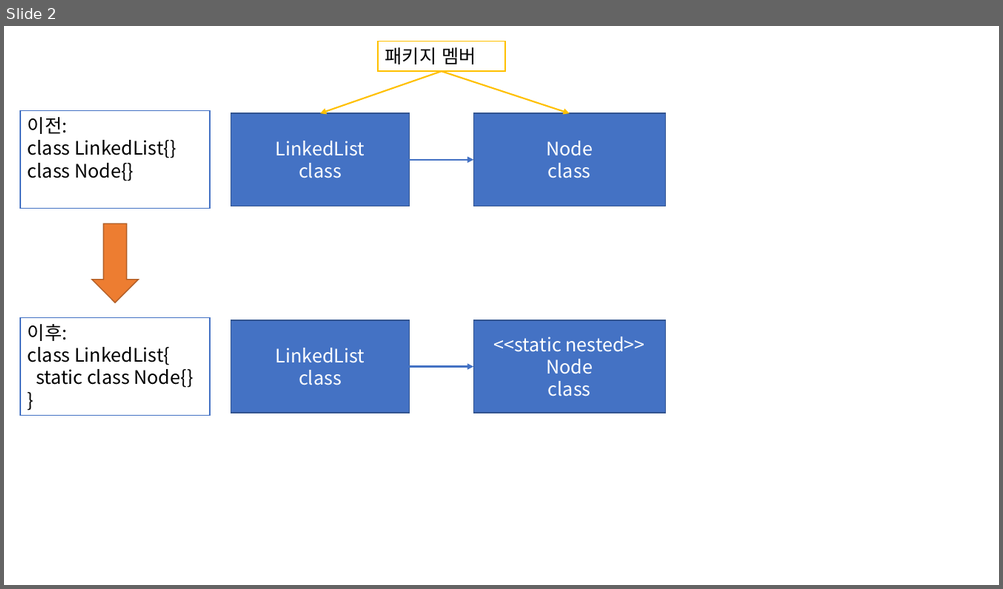
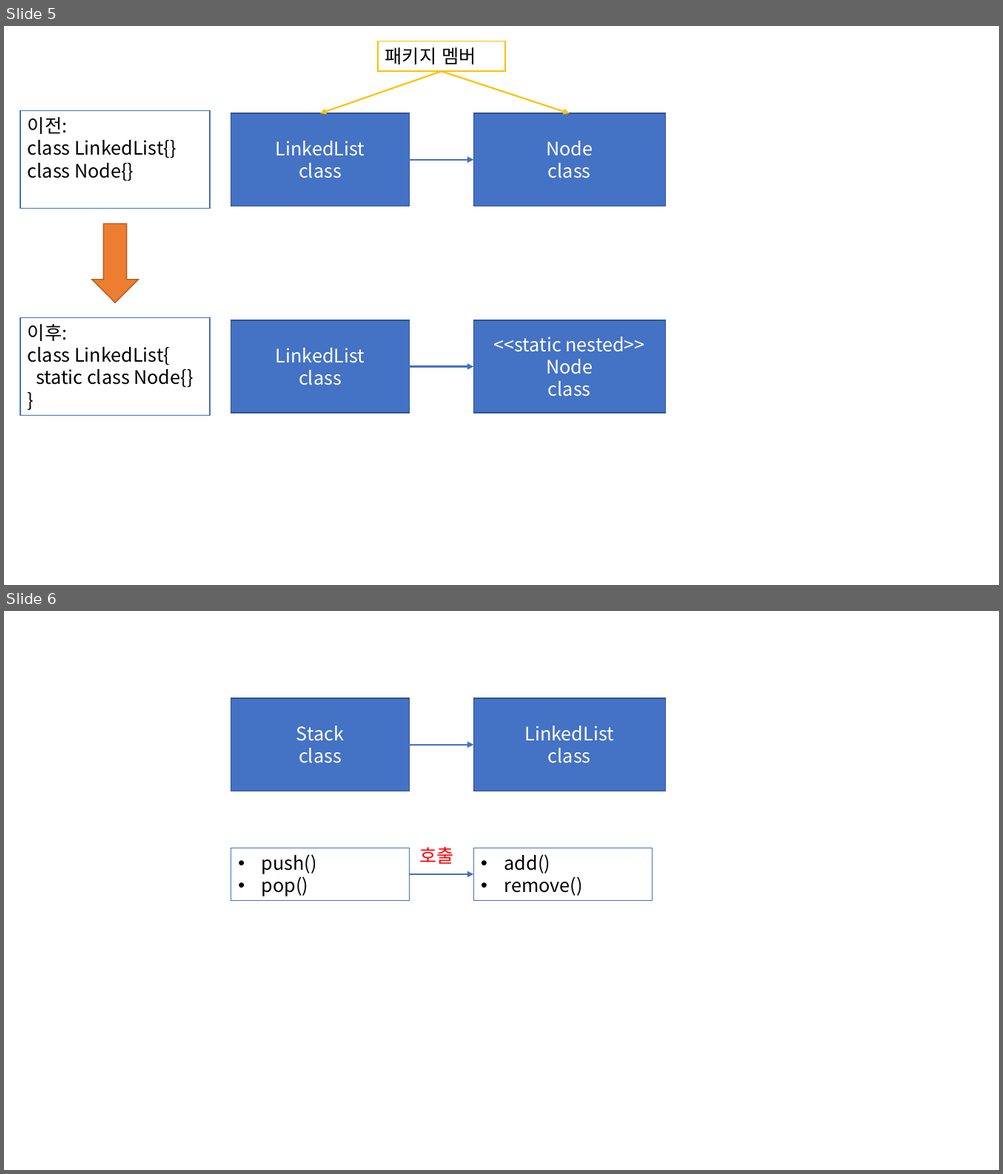
Before and after one commit to Dingadung/2022-study-workspace, a slide deck: study-note/자바/2022-08-03 내용정리 .pptx. Shown one above the other, each under a label of ours: slide 2 before the commit, slides 5 and 6 after it. The pictures are 1003x589 and 1003x1174 pixels, drawn with LibreOffice and Linux fonts; fonts in the diff are those of the drawing. Boxes give left, top, right and bottom in pixels: in the first picture for what was removed or moved away, otherwise in the second. Text is boxed around its words. In the diff, an @@ line names an element or a change of style, - is before the commit and + after.

```diff
--- a/study-note/자바/2022-08-03 내용정리 .pptx
+++ b/study-note/자바/2022-08-03 내용정리 .pptx
@@ slide 6 added at bbox=[4, 611, 999, 1170], background #FFFFFF @@
@@ rectangle added at bbox=[231, 698, 409, 791], fill #4472C4, outline #325491 1 pt, 18 pt, text #FFFFFF @@
+Stack
+class
@@ rectangle added at bbox=[473, 698, 665, 791], fill #4472C4, outline #325491 1 pt, 18 pt, text #FFFFFF @@
+LinkedList
+class
@@ arrow added from (409, 744) to (473, 744), #4472C4 1.5 pt @@
@@ rectangle added at bbox=[231, 849, 409, 901], fill #FFFFFF, outline #4472C4 1 pt, 18 pt, text #000000 @@
+• push()
+• pop()
@@ text added at bbox=[420, 847, 454, 864], 18 pt, text #FF0000 @@
+호출
@@ rectangle added at bbox=[473, 849, 652, 901], fill #FFFFFF, outline #4472C4 1 pt, 18 pt, text #000000 @@
+• add()
+• remove()
@@ arrow added from (409, 874) to (473, 874), #4472C4 1.5 pt @@
@@ what was slide 2 is now slide 5 @@
```
Also in this commit, not shown: 4 other slides added, 3 other files.
